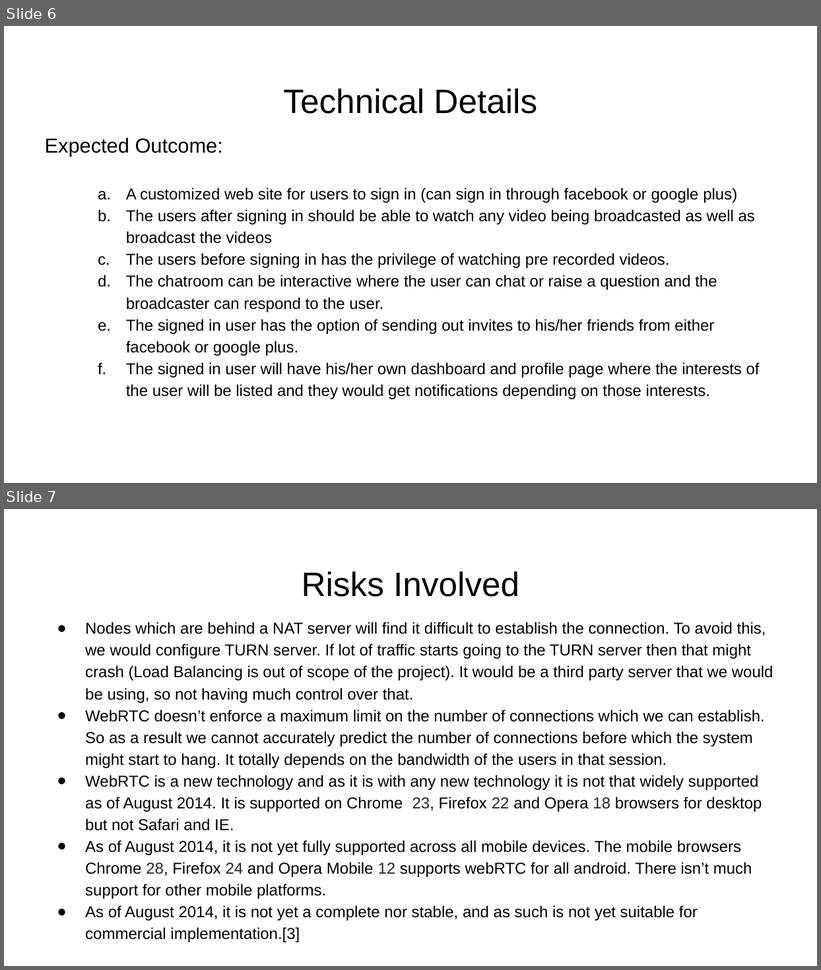
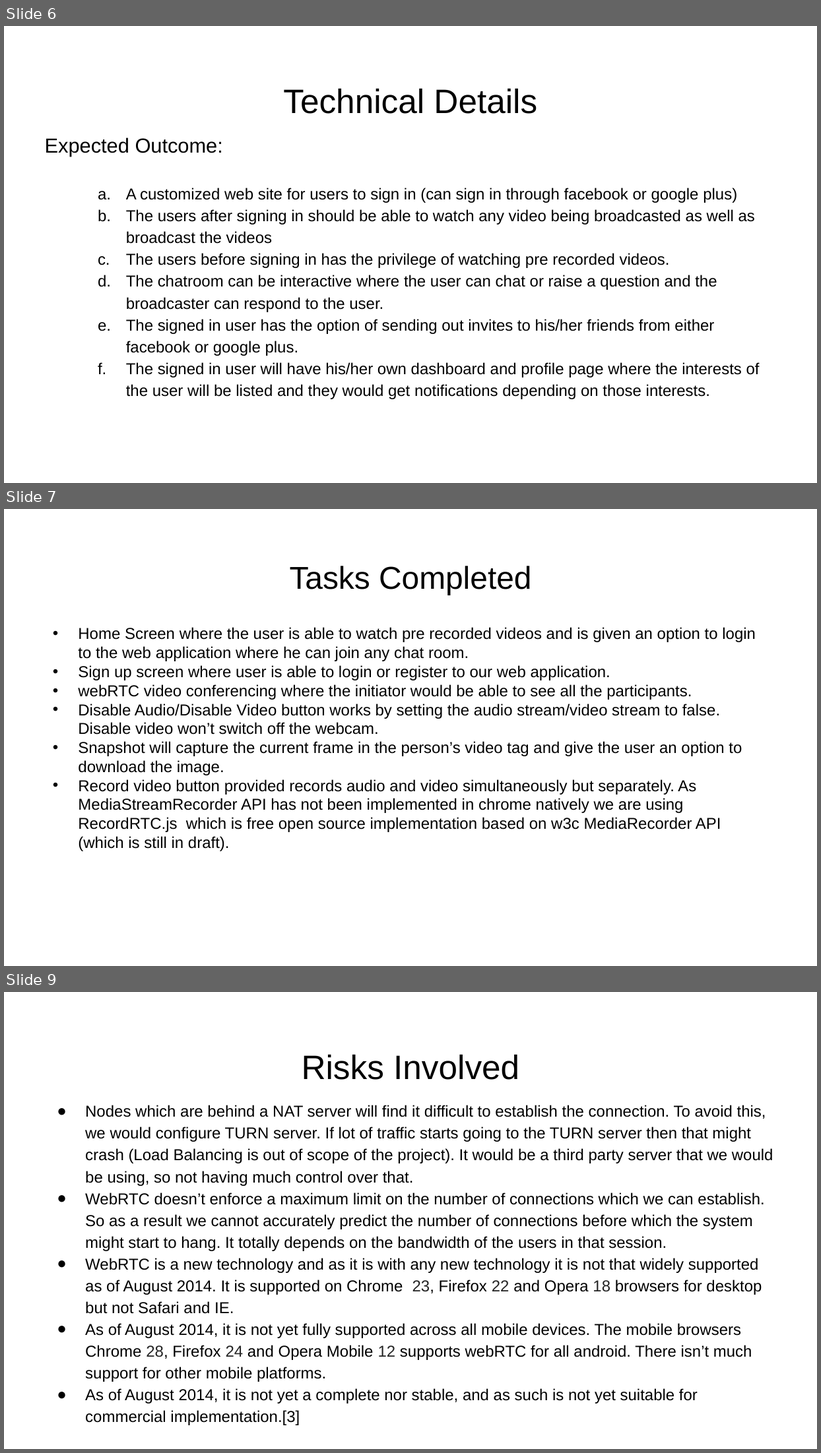
Before and after one commit to shivaseshan/webRTC, a slide deck: CloudProjectPresentation.pptx. Shown one above the other, each under a label of ours: slides 6 and 7 before the commit, slides 6, 7 and 9 after it; the slides between them are not shown. The pictures are 821x970 and 821x1453 pixels, drawn with LibreOffice and Linux fonts; fonts in the diff are those of the drawing. Boxes give left, top, right and bottom in pixels: in the first picture for what was removed or moved away, otherwise in the second. Text is boxed around its words. In the diff, an @@ line names an element or a change of style, - is before the commit and + after.

```diff
--- a/CloudProjectPresentation.pptx
+++ b/CloudProjectPresentation.pptx
@@ slide 7 added at [4, 509, 817, 966], background #FFFFFF @@
@@ title added at [290, 566, 531, 595], 28 pt, text #000000 @@
+Tasks Completed
@@ text added at [78, 627, 756, 852], 14 pt, text #000000 @@
+• Home Screen where the user is able to watch pre recorded videos and is given an option to login to the web application where he can join any chat room.
+• Sign up screen where user is able to login or register to our web application.
+• webRTC video conferencing where the initiator would be able to see all the participants.
+• Disable Audio/Disable Video button works by setting the audio stream/video stream to false. Disable video won’t switch off the webcam.
+• Snapshot will capture the current frame in the person’s video tag and give the user an option to download the image.
+• Record video button provided records audio and video simultaneously but separately. As MediaStreamRecorder API has not been implemented in chrome natively we are using RecordRTC.js which is free open source implementation based on w3c MediaRecorder API (which is still in draft).
@@ what was slide 7 is now slide 9 @@
```
Also in this commit, not shown: 1 other slide added, 1 other file.
